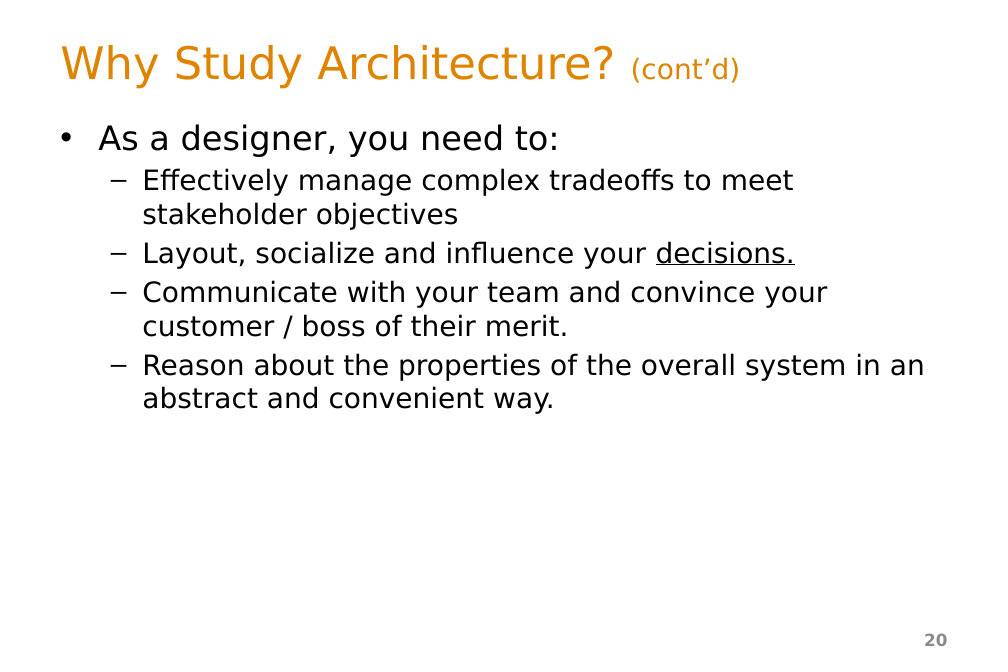
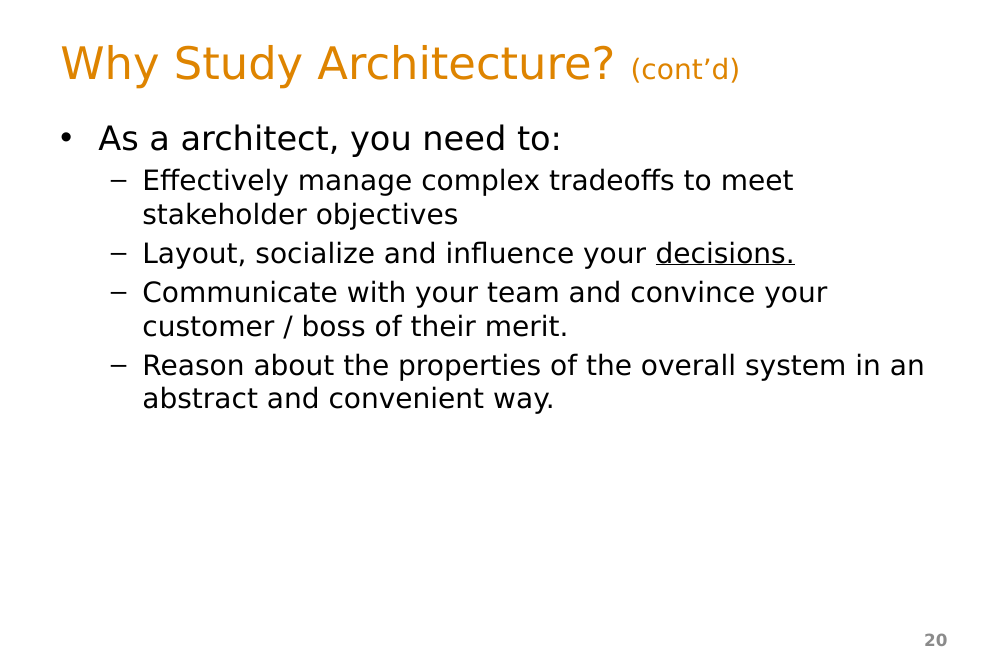
Before and after one commit to ArchitectingSoftware/SE577-SoftwareArchitecture, a slide deck: slide 20 of lectures/_L1a Intro to SW Architecture.pptx. Drawn at 1008x672 pixels with LibreOffice and Linux fonts; fonts in the diff are those of the drawing. Boxes give left, top, right and bottom in pixels: in the first picture for what was removed or moved away, otherwise in the second. Text is boxed around its words. In the diff, an @@ line names an element or a change of style, - is before the commit and + after.

```diff
--- a/lectures/_L1a Intro to SW Architecture.pptx
+++ b/lectures/_L1a Intro to SW Architecture.pptx
@@ text at (98, 124, 562, 157): text changed @@
-• As a designer, you need to:
+• As a architect, you need to:
```
Also in this commit, not shown: 7 other files.
